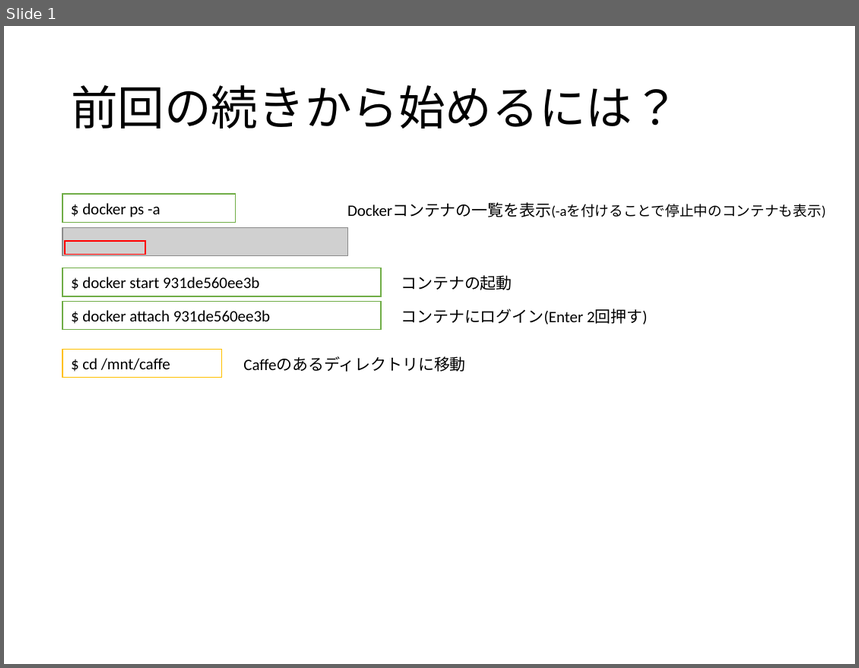
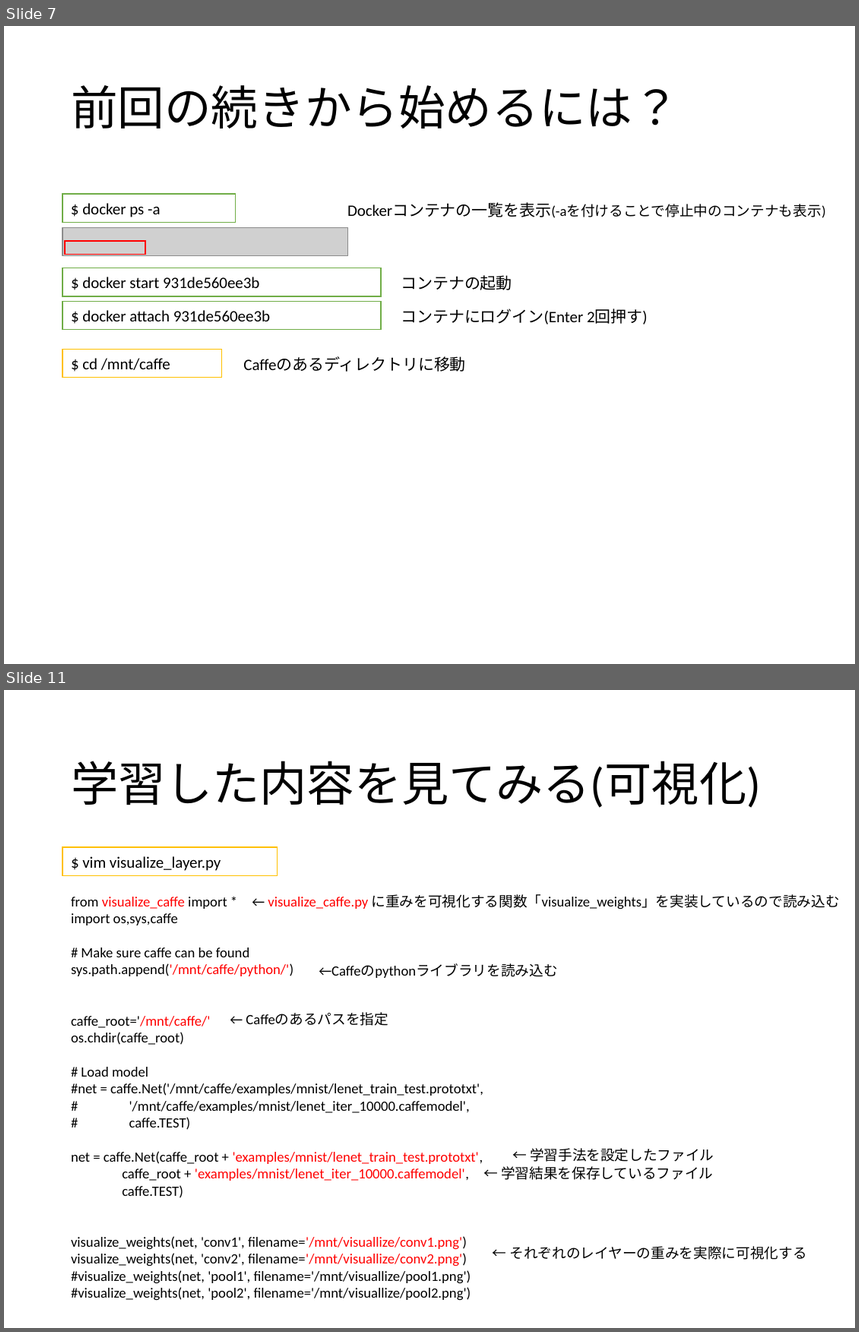
Before and after one commit to hara-lab-mizofumi/Seminar2016, a slide deck: 4-Caffeを使った画像分類.pptx. Shown one above the other, each under a label of ours: slide 1 before the commit, slides 7 and 11 after it; the slides between them are not shown. The pictures are 859x668 and 859x1332 pixels, drawn with LibreOffice and Linux fonts; fonts in the diff are those of the drawing; grey boxes stand for pictures. Boxes give left, top, right and bottom in pixels: in the first picture for what was removed or moved away, otherwise in the second. Text is boxed around its words. In the diff, an @@ line names an element or a change of style, - is before the commit and + after.

```diff
--- a/4-Caffeを使った画像分類.pptx
+++ b/4-Caffeを使った画像分類.pptx
@@ slide 11 added at (x1=4, y1=690, x2=855, y2=1328), background #FFFFFF @@
@@ title added at (x1=71, y1=761, x2=761, y2=808), 40 pt, text #000000 @@
+学習した内容を見てみる(可視化)
@@ rectangle added at (x1=63, y1=847, x2=278, y2=875), fill #FFFFFF, outline #FFC000 1 pt, 13.5 pt, text #000000 @@
+$ vim visualize_layer.py
@@ text added at (x1=268, y1=894, x2=840, y2=910), 12 pt, text #000000 @@
+← visualize_caffe.py に重みを可視化する関数「visualize_weights」を実装しているので読み込む
@@ text added at (x1=71, y1=897, x2=484, y2=1301), 12 pt, text #000000 @@
+from visualize_caffe import *
+import os,sys,caffe
+# Make sure caffe can be found
+sys.path.append('/mnt/caffe/python/')
+caffe_root='/mnt/caffe/'
+os.chdir(caffe_root)
+# Load model
+#net = caffe.Net('/mnt/caffe/examples/mnist/lenet_train_test.prototxt',
+# '/mnt/caffe/examples/mnist/lenet_iter_10000.caffemodel',
+# caffe.TEST)
+net = caffe.Net(caffe_root + 'examples/mnist/lenet_train_test.prototxt',
+caffe_root + 'examples/mnist/lenet_iter_10000.caffemodel',
+caffe.TEST)
+visualize_weights(net, 'conv1', filename='/mnt/visuallize/conv1.png')
+visualize_weights(net, 'conv2', filename='/mnt/visuallize/conv2.png')
+#visualize_weights(net, 'pool1', filename='/mnt/visuallize/pool1.png')
+#visualize_weights(net, 'pool2', filename='/mnt/visuallize/pool2.png')
@@ text added at (x1=319, y1=964, x2=557, y2=978), 12 pt, text #000000 @@
+←Caffeのpythonライブラリを読み込む
@@ text added at (x1=246, y1=1013, x2=389, y2=1026), 12 pt, text #000000 @@
+← Caffeのあるパスを指定
@@ text added at (x1=501, y1=1167, x2=713, y2=1180), 12 pt, text #000000 @@
+← 学習結果を保存しているファイル
@@ text added at (x1=530, y1=1148, x2=714, y2=1162), 12 pt, text #000000 @@
+← 学習手法を設定したファイル
@@ text added at (x1=510, y1=1246, x2=807, y2=1260), 12 pt, text #000000 @@
+← それぞれのレイヤーの重みを実際に可視化する
@@ what was slide 1 is now slide 7 @@
```
Also in this commit, not shown: 2 slides changed, 8 other slides added.
